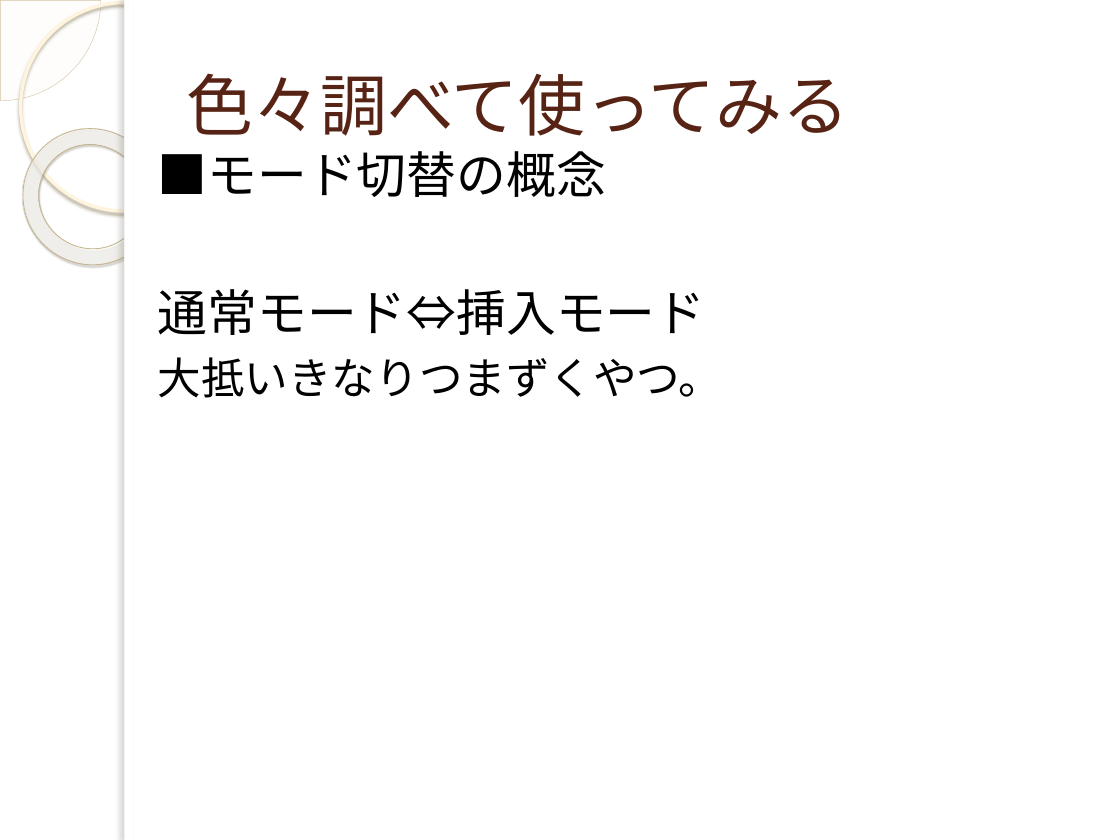
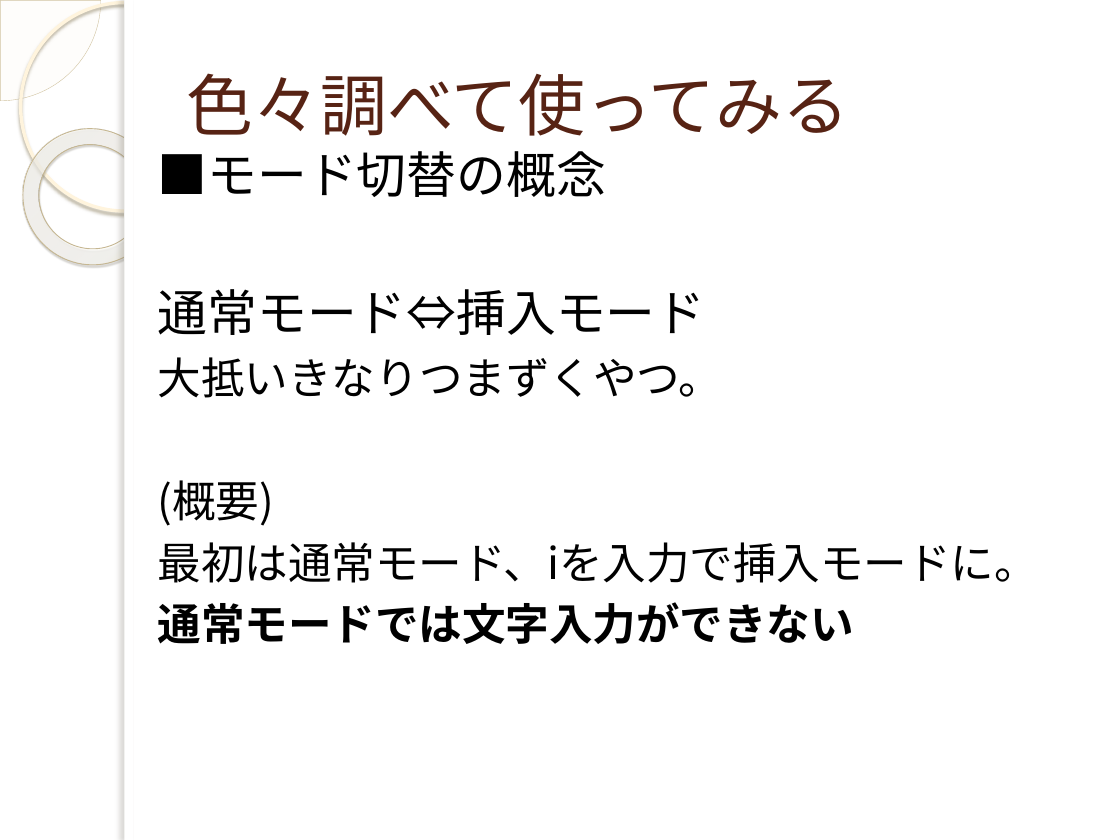
Before and after one commit to yuridonus/FEstudy, a slide deck: slide 18 of vimmer.pptx (slide 16 before the commit). Drawn at 1120x840 pixels with LibreOffice and Linux fonts; fonts in the diff are those of the drawing; background and template pictures are left out. Boxes give left, top, right and bottom in pixels: in the first picture for what was removed or moved away, otherwise in the second. Text is boxed around its words. In the diff, an @@ line names an element or a change of style, - is before the commit and + after.

```diff
--- a/vimmer.pptx
+++ b/vimmer.pptx
@@ text at bbox=[158, 480, 1038, 644]: paragraphs added @@
+(概要)
+最初は通常モード、iを入力で挿入モードに。
+通常モードでは文字入力ができない
```
Also in this commit, not shown: 13 other slides changed, 9 slides added, 9 slides removed.
